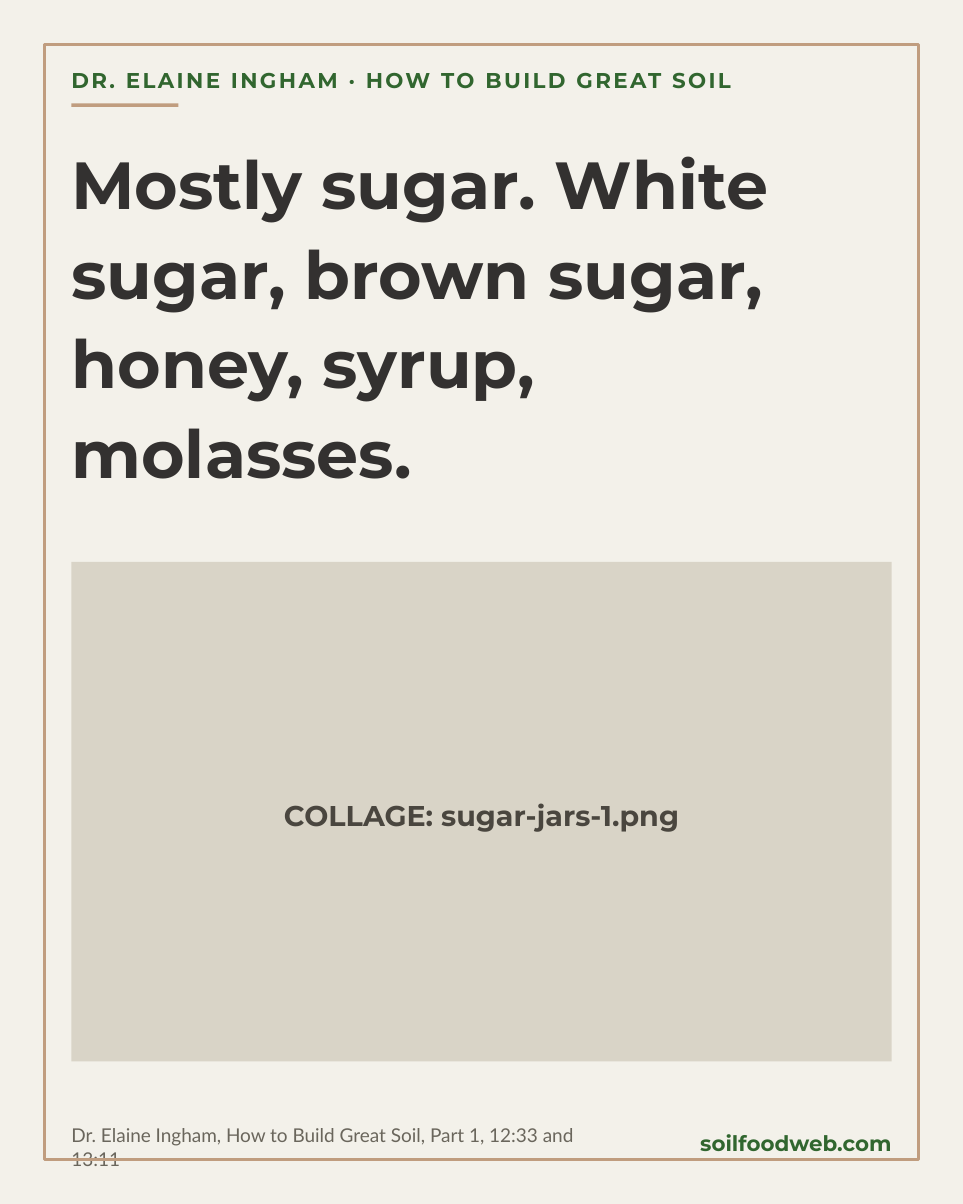
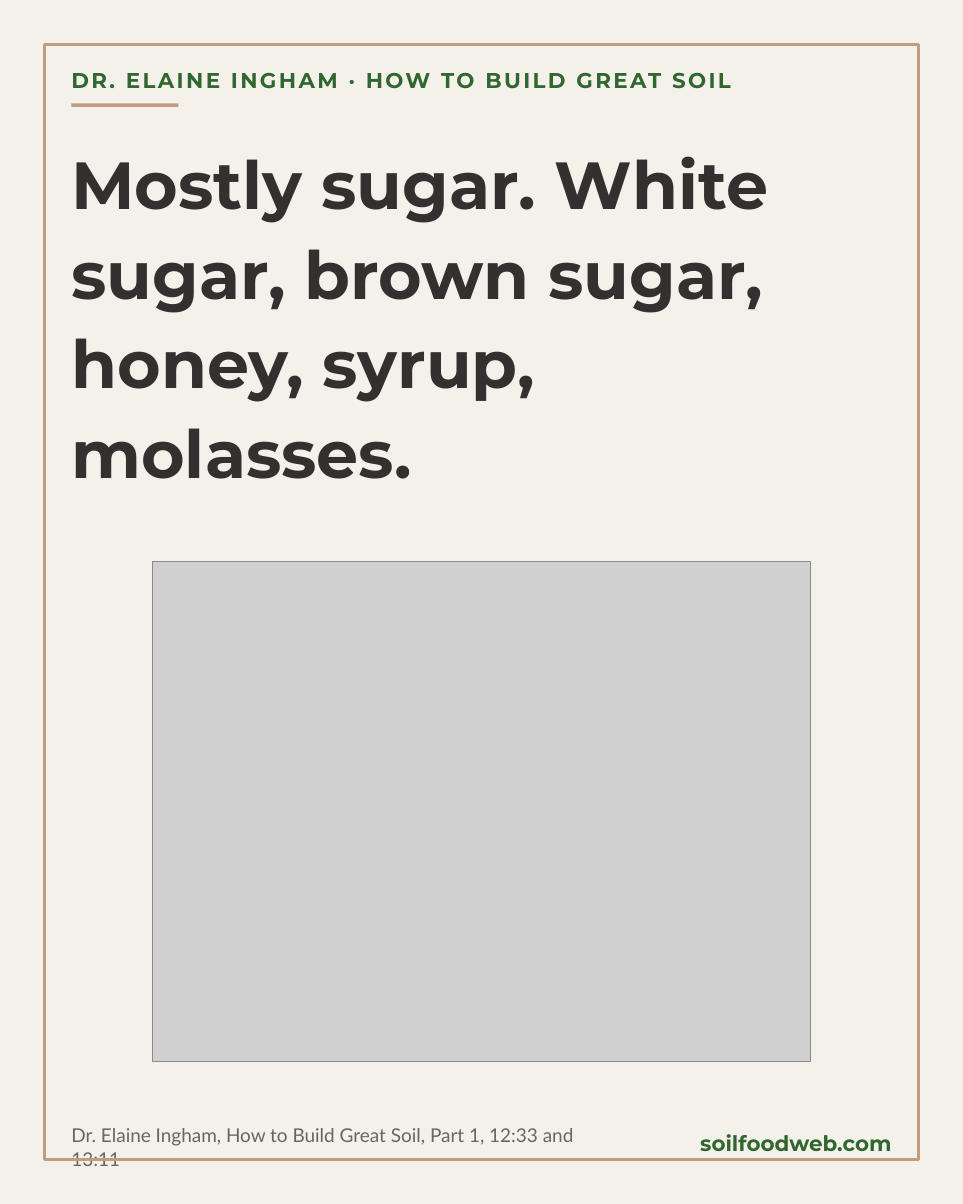
Before and after one commit to linneamoritznyc/SFW-SocialMedia, a slide deck: slide 2 of templates/posts/november/18-11-2026-wed-ig-bake-an-exudate.pptx. Drawn at 963x1204 pixels with LibreOffice and Linux fonts; fonts in the diff are those of the drawing; grey boxes stand for pictures. Boxes give left, top, right and bottom in pixels: in the first picture for what was removed or moved away, otherwise in the second. Text is boxed around its words. In the diff, an @@ line names an element or a change of style, - is before the commit and + after.

```diff
--- a/templates/posts/november/18-11-2026-wed-ig-bake-an-exudate.pptx
+++ b/templates/posts/november/18-11-2026-wed-ig-bake-an-exudate.pptx
@@ rectangle removed at bbox=[71, 562, 891, 1061] @@
@@ picture added at bbox=[152, 562, 811, 1061] @@
@@ text removed at bbox=[284, 803, 679, 832] @@
-COLLAGE: sugar-jars-1.png
```
Also in this commit, not shown: 4 other slides changed, 57 other files.
